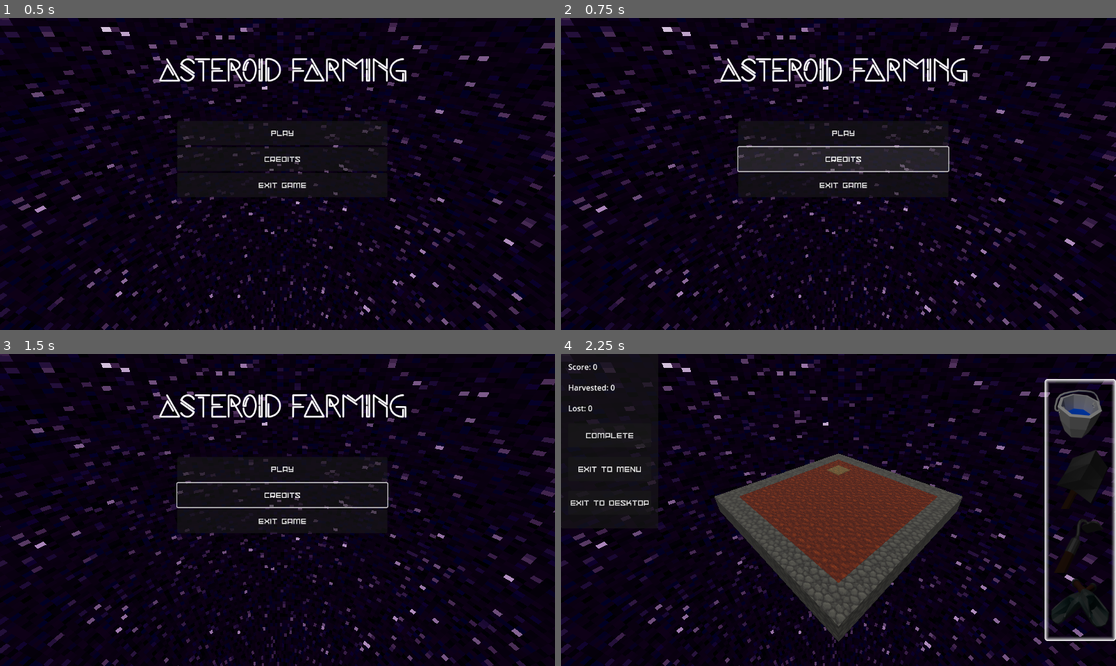
Above: before the commit, frames 1-4 (two rows, left to right).
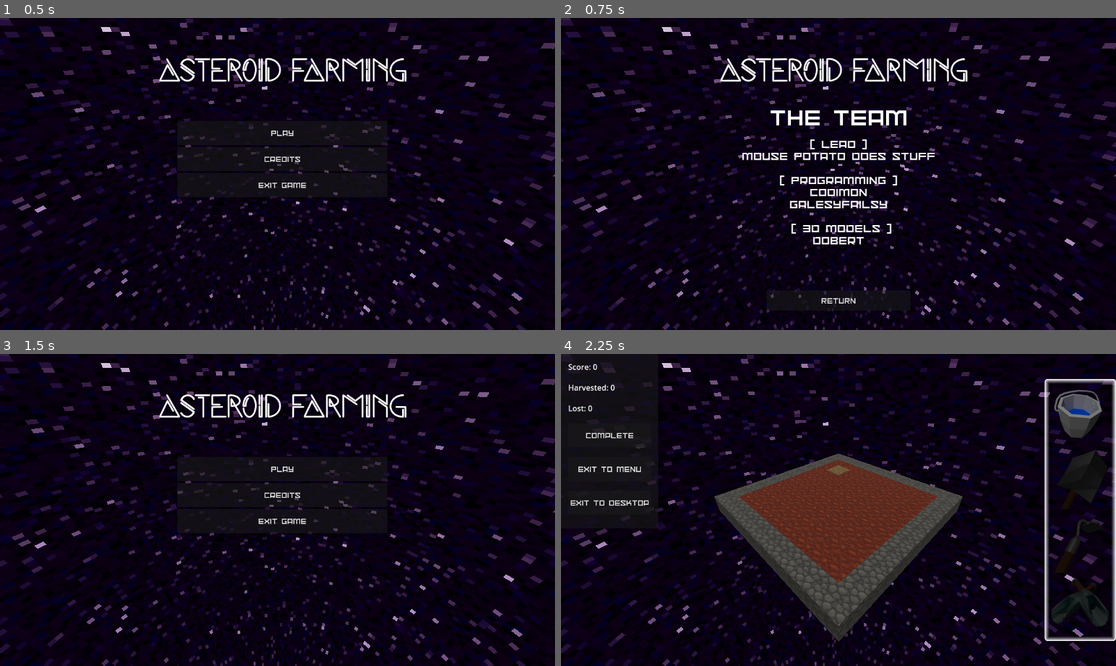
Above: after the commit, the same moments.

Repository: 100-Devs-1-Game/AsteroidFarming
Game: Godot game, scene res://scenes/rootscene_g.tscn
Two runs of this game, one before a commit and one after it. Both use one fixed random seed, a clock stepped at 60 frames per second and the inputs below.
Inputs (mouse positions are in pixels of both pictures, inside the frame that each line leads up to):
- Up to frame 1 (0.5 s): no input
- Up to frame 2 (0.75 s): click "Credits" at 0.5 s
- Up to frame 3 (1.5 s): click (277, 637) at 1.25 s, where only the run after the commit has a clickable "RETURN"
- Up to frame 4 (2.25 s): click "Play" at 2 s

Frame 1 is identical in both runs. In frame 2, 5.3% of the frame differs, in the area x 31-70%, y 29-94%; in frame 3, 0.4%; in frame 4, nothing differs.

Commit message:
UI finish

Diff:
--- a/src/scenes/main_menu_g.tscn
+++ b/src/scenes/main_menu_g.tscn
@@ -67,9 +67,72 @@
 horizontal_alignment = 1
 vertical_alignment = 1
 
+[node name="credits" type="Control" parent="."]
+visible = false
+layout_mode = 1
+anchors_preset = 15
+anchor_right = 1.0
+anchor_bottom = 1.0
+grow_horizontal = 2
+grow_vertical = 2
+
+[node name="Label" type="Label" parent="credits"]
+layout_mode = 1
+anchors_preset = 5
+anchor_left = 0.5
+anchor_right = 0.5
+offset_left = -144.0
+offset_top = 180.0
+offset_right = 144.0
+offset_bottom = 229.0
+grow_horizontal = 2
+theme_override_font_sizes/font_size = 48
+text = "The Team"
+horizontal_alignment = 1
+
+[node name="RichTextLabel2" type="RichTextLabel" parent="credits"]
+layout_mode = 1
+anchors_preset = 15
+anchor_right = 1.0
+anchor_bottom = 1.0
+offset_top = 223.0
+offset_bottom = -162.0
+grow_horizontal = 2
+grow_vertical = 2
+theme_override_font_sizes/normal_font_size = 24
+bbcode_enabled = true
+text = "
+[ Lead ]
+Mouse Potato Does Stuff
+
+[ Programming ]
+Codimon
+GalesyFailsy
+
+ [ 3D MODELS ]
+Dobert"
+fit_content = true
+horizontal_alignment = 1
+
+[node name="return_credits" type="Button" parent="credits"]
+layout_mode = 1
+anchors_preset = 7
+anchor_left = 0.5
+anchor_top = 1.0
+anchor_right = 0.5
+anchor_bottom = 1.0
+offset_left = -149.0
+offset_top = -82.0
+offset_right = 149.0
+offset_bottom = -40.0
+grow_horizontal = 2
+grow_vertical = 0
+text = "RETURN"
+
 [connection signal="button_down" from="VBoxContainer/Play" to="." method="_on_play_button_down"]
 [connection signal="button_down" from="VBoxContainer/Leaderboard" to="." method="_on_leaderboard_button_down"]
 [connection signal="button_down" from="VBoxContainer/Options" to="." method="_on_options_button_down"]
 [connection signal="button_down" from="VBoxContainer/Credits" to="." method="_on_credits_button_down"]
 [connection signal="button_down" from="VBoxContainer/Exit All" to="." method="_on_exit_all_button_down"]
 [connection signal="pressed" from="VBoxContainer/Exit All" to="." method="exit_game"]
+[connection signal="button_down" from="credits/return_credits" to="." method="_on_return_credits_button_down"]
--- a/src/scripts/main_menu_g.gd
+++ b/src/scripts/main_menu_g.gd
@@ -14,10 +14,16 @@
 	#pass # Replace with function body.
 
 func _on_credits_button_down() -> void:
-	pass # Replace with function body.
+	$VBoxContainer.hide()
+	$credits.show()
 
-func _on_exit_button_down() -> void:
-	pass # Replace with function body.
+#func _on_exit_button_down() -> void:
+	#pass # Replace with function body.
 
 func _on_exit_all_button_down() -> void:
-	pass # Replace with function body.
+	get_tree().quit()
+
+
+func _on_return_credits_button_down() -> void:
+	$VBoxContainer.show()
+	$credits.hide()
